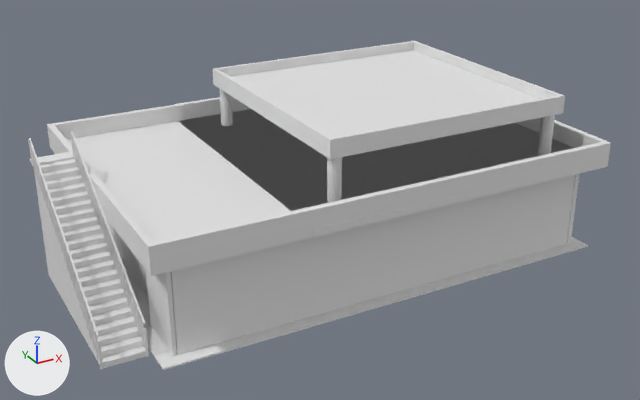
Two versions of the glTF model apartment.glb, one commit apart.
One viewpoint serves both versions: a camera (50 mm lens) standing at (-6.4, -20.3, 14.0) and looking at (7.3, 4.6, 1.6). Arrows for +X, +Y and +Z are at lower left; the lights stay in place. The picture after the commit comes second. Materials are left out; every surface is plain grey. Where no turn or scale is listed for an object, it has been applied to the vertices. Vertices at exactly the same position are counted once.

In view in the first picture: 'geometry_0'.
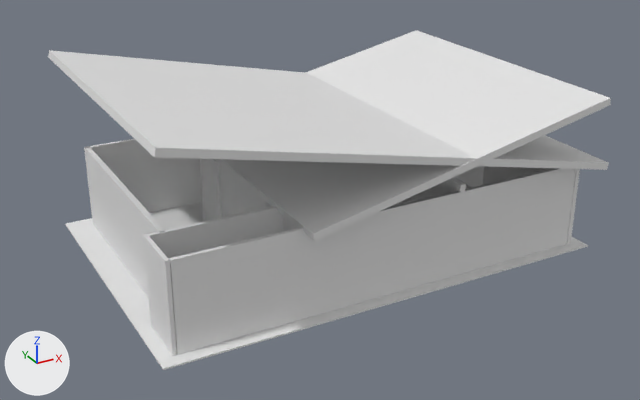
Where the change shows, as pixel boxes [x1, y1, x2, y2] in the pictures (640 x 400 px):
```json
{"object": "geometry_0", "change": "reshaped", "before": [28, 41, 611, 370], "after": [48, 30, 611, 370]}
{"part": 1, "of": "me_geometry_0", "change": "deleted", "before": [28, 41, 565, 370]}
{"part": 2, "of": "me_geometry_0", "change": "reshaped", "before": [47, 97, 611, 276], "after": [48, 30, 611, 241]}
```

The change, as JSON lines over the scene's bpy script:
```json
{"block": "me_geometry_0", "where": "# used by ob_geometry_0; location = (0.0, 0.0, 0.0)"}
{"op": "remove", "block": "me_geometry_0", "code": "me_geometry_0.from_pydata(...)  # 42059 vertices, 81703 faces; spans x -1.9..15.6, y -0.5..11.7, z -0.2..5.3"}
{"op": "add", "block": "me_geometry_0", "code": "me_geometry_0.from_pydata(...)  # 41330 vertices, 80439 faces; spans x -0.3..15.6, y -0.5..11.7, z -0.2..6.5"}
{"block": "me_geometry_0", "change": "me_geometry_0 part 1: 54 loose pieces with 696 vertices, spanning x -1.9..14.4, y 0.5..9.5, z 0.0..5.3, are deleted"}
{"block": "me_geometry_0", "change": "me_geometry_0 part 2"}
{"block": "me_geometry_0", "change": "39 vertices are removed from x -0.5..15.6, y -0.5..10.6, z 3.2..3.8"}
{"block": "me_geometry_0", "change": "98 faces are deleted"}
{"block": "me_geometry_0", "change": "4 vertices in x 4.3..15.6, y -0.5..10.6, z 3.0 move by (0.0, 0.0, -0.1)"}
{"block": "me_geometry_0", "change": "6 vertices move from x -0.5..15.5, y -0.5..10.6, z 3.0..3.2 to x -0.2..15.3, y -0.5..10.6, z 3.1..6.2"}
{"block": "me_geometry_0", "change": "6 vertices are added at (-0.1, -0.4, 6.5), (-0.1, 10.6, 6.5), (15.6, 10.6, 3.1), (15.6, -0.4, 3.1), (4.2, 10.6, 3.1), (15.2, -0.5, 5.5)"}
{"block": "me_geometry_0", "change": "18 new faces join them"}
```
